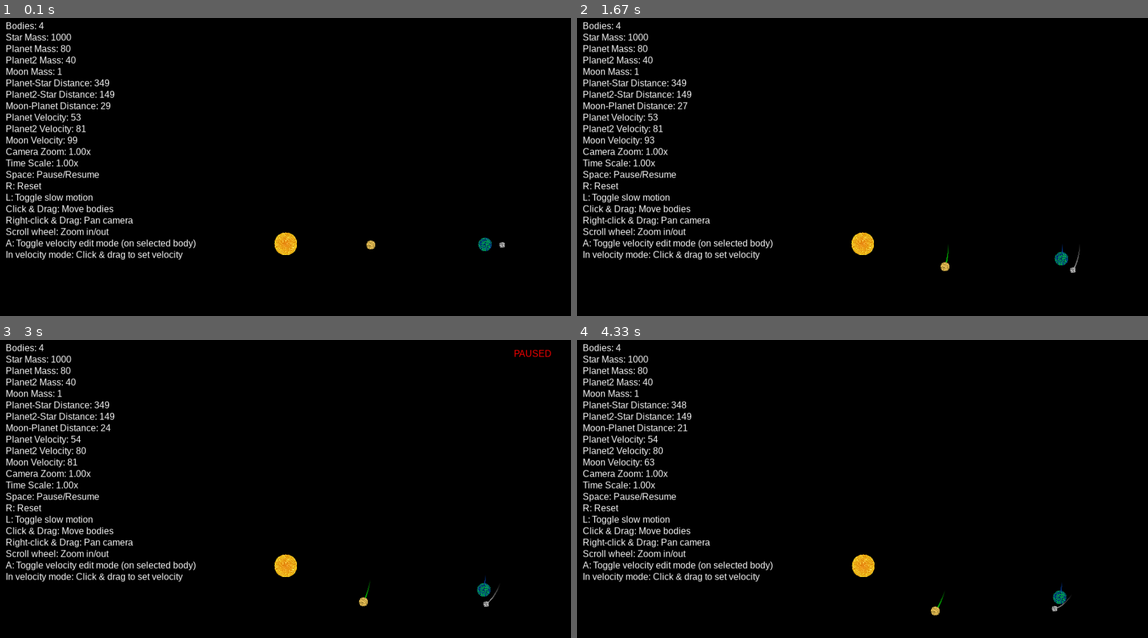
Above: before the commit, frames 1-4 (two rows, left to right).
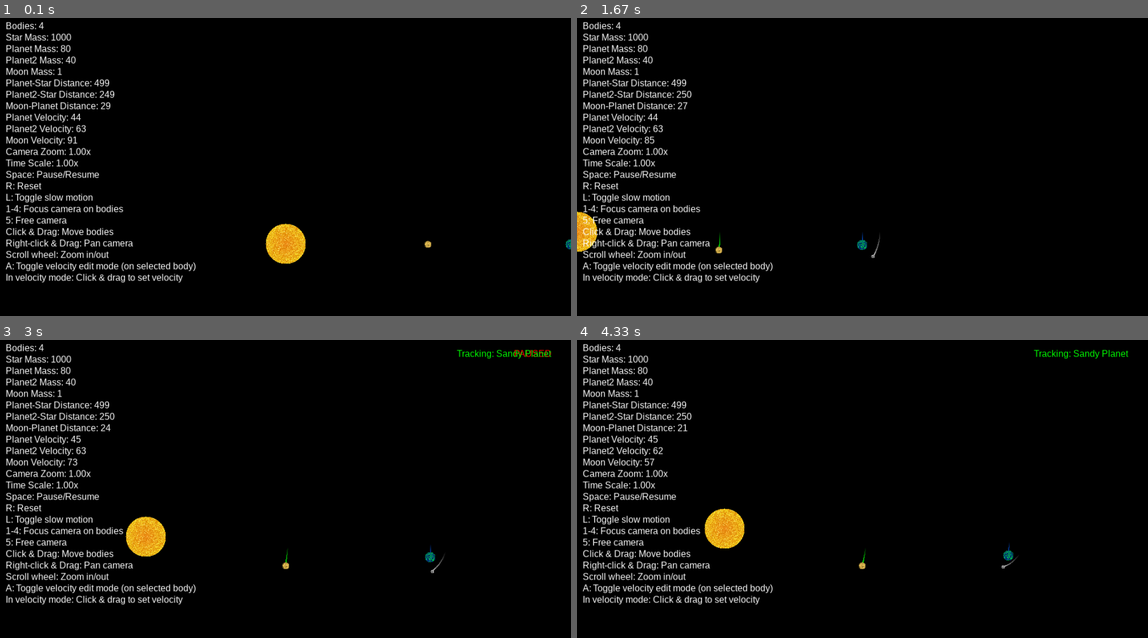
Above: after the commit, the same moments.

Repository: spacemane64/gravity_sim
Game: pygame game, started from gravity_sim.py
The game is run twice, just before and just after one commit, with the same random seed, the same clock (stepped at 60 frames per second) and the same inputs.
Inputs (mouse positions are in pixels of both pictures, inside the frame that each line leads up to):
- Up to frame 1 (0.1 s): no input
- Up to frame 2 (1.67 s): hold 3 0.33-0.8 s; move the mouse to (839, 265) at 0.37 s; tap 4 at 0.83 s; tap 1 at 1.17 s; hold 5 from 1.5 s (still down); move the mouse to (1045, 86) at 1.53 s
- Up to frame 3 (3 s): release 5 at 1.97 s; press the mouse at (outside the picture) at 2.03 s; move the mouse to (302, 611) at 2.13 s; release the mouse at (416, 497) at 2.27 s; tap 2 at 2.33 s; tap Space at 2.67 s
- Up to frame 4 (4.33 s): move the mouse to (868, 480) at 3.03 s; tap Space at 3.07, 3.37, 3.57, 3.9, 4.2 s; move the mouse to (outside the picture) at 3.53 s; move the mouse to (outside the picture) at 3.87 s

The runs differ from the first frame. In frame 1, 3.7% of the frame differs, in the area x 1-100%, y 20-89%; in frame 2, 3.6%; in frame 3, 4.4%; in frame 4, 4.4%, in the area x 1-97%, y 3-93%.

Commit message:
gravity simulation V2

Diff:
--- a/gravity_sim.py
+++ b/gravity_sim.py
@@ -299,9 +299,9 @@
     return force_vector
 
 def reset_simulation():
-    # Planet-star distance - increased to reduce star's influence on moon
-    planet_star_distance = 350  # was 200
-    planet2_star_distance = 150  # Distance for the green planet
+    # Planet-star distance - increased for better realism
+    planet_star_distance = 500  # Increased from 350
+    planet2_star_distance = 250  # Increased from 150
 
     # Moon-planet distance - made smaller to strengthen planet's gravity on moon
     moon_planet_distance = 30   # was 40
@@ -353,12 +353,12 @@
     position=[width/2, height/2],
     velocity=[0, 0],
     color=YELLOW,
-    radius=20
+    radius=35  # Increased from 20 (75% larger)
 )
 
-# Planet-star distance - increased to reduce star's influence on moon
-planet_star_distance = 350  # was 200
-planet2_star_distance = 150  # Distance for the green planet
+# Planet-star distance - increased for better realism
+planet_star_distance = 500  # Increased from 350
+planet2_star_distance = 250  # Increased from 150
 # Moon-planet distance - made smaller to strengthen planet's gravity on moon
 moon_planet_distance = 30   # was 40
 
@@ -369,7 +369,7 @@
     # Initial velocity for a stable orbit
     velocity=[0, math.sqrt(G * star.mass / planet_star_distance)],
     color=BLUE,
-    radius=12
+    radius=9  # Reduced from 12
 )
 
 # Green planet - closer to the star
@@ -379,7 +379,7 @@
     # Initial velocity for a stable orbit
     velocity=[0, math.sqrt(G * star.mass / planet2_star_distance)],
     color=GREEN,
-    radius=8
+    radius=6  # Reduced from 8
 )
 
 # Small orbiting body (like a moon)
@@ -389,7 +389,7 @@
     # Initial velocity will be set below
     velocity=[0, 0],
     color=GRAY,
-    radius=5
+    radius=3  # Reduced from 5
 )
 
 bodies = [star, planet, planet2, moon]
@@ -421,12 +421,20 @@
 camera_zoom = 1.0
 camera_dragging = False
 camera_drag_start = None
+camera_tracking = None  # Which body the camera is tracking
 
 # Time control
 time_scale = 1.0  # Normal speed
 slow_time = False
 
 while running:
+    # Handle camera tracking if enabled
+    if camera_tracking is not None and camera_tracking in bodies:
+        # Get the screen center
+        center = np.array([width/2, height/2], dtype=float)
+        # Calculate needed offset to center the tracking body
+        camera_offset = camera_tracking.position - center / camera_zoom
+
     # Handle events
     for event in pygame.event.get():
         if event.type == pygame.QUIT:
@@ -446,6 +454,8 @@
                 # Reset time scale
                 time_scale = 1.0
                 slow_time = False
+                # Reset camera tracking
+                camera_tracking = None
 
             elif event.key == pygame.K_a:
                 # Toggle velocity edit mode for the selected body
@@ -462,11 +472,33 @@
                 else:
                     time_scale = 1.0  # Normal speed
 
+            elif event.key == pygame.K_1:
+                # Track blue planet
+                camera_tracking = planet
+
+            elif event.key == pygame.K_2:
+                # Track sandy planet
+                camera_tracking = planet2
+
+            elif event.key == pygame.K_3:
+                # Track moon
+                camera_tracking = moon
+
+            elif event.key == pygame.K_4:
+                # Track sun
+                camera_tracking = star
+
+            elif event.key == pygame.K_5:
+                # Free camera (no tracking)
+                camera_tracking = None
+
         elif event.type == pygame.MOUSEBUTTONDOWN:
             # Right mouse button for camera panning
             if event.button == 3:  # Right click
                 camera_dragging = True
                 camera_drag_start = pygame.mouse.get_pos()
+                # Disable camera tracking when manually panning
+                camera_tracking = None
             # Mouse wheel for zooming
             elif event.button == 4:  # Scroll up
                 camera_zoom *= 1.1  # Zoom in
@@ -673,6 +705,8 @@
         "Space: Pause/Resume",
         "R: Reset",
         "L: Toggle slow motion",
+        "1-4: Focus camera on bodies",
+        "5: Free camera",
         "Click & Drag: Move bodies",
         "Right-click & Drag: Pan camera",
         "Scroll wheel: Zoom in/out",
@@ -689,6 +723,18 @@
         pause_text = font.render("PAUSED", True, RED)
         screen.blit(pause_text, (width - 100, 20))
 
+    # Display tracking info
+    if camera_tracking is not None:
+        if camera_tracking == star:
+            tracking_text = font.render("Tracking: Star", True, YELLOW)
+        elif camera_tracking == planet:
+            tracking_text = font.render("Tracking: Blue Planet", True, BLUE)
+        elif camera_tracking == planet2:
+            tracking_text = font.render("Tracking: Sandy Planet", True, GREEN)
+        elif camera_tracking == moon:
+            tracking_text = font.render("Tracking: Moon", True, GRAY)
+        screen.blit(tracking_text, (width - 200, 20))
+
     # Update display
     pygame.display.flip()
 
